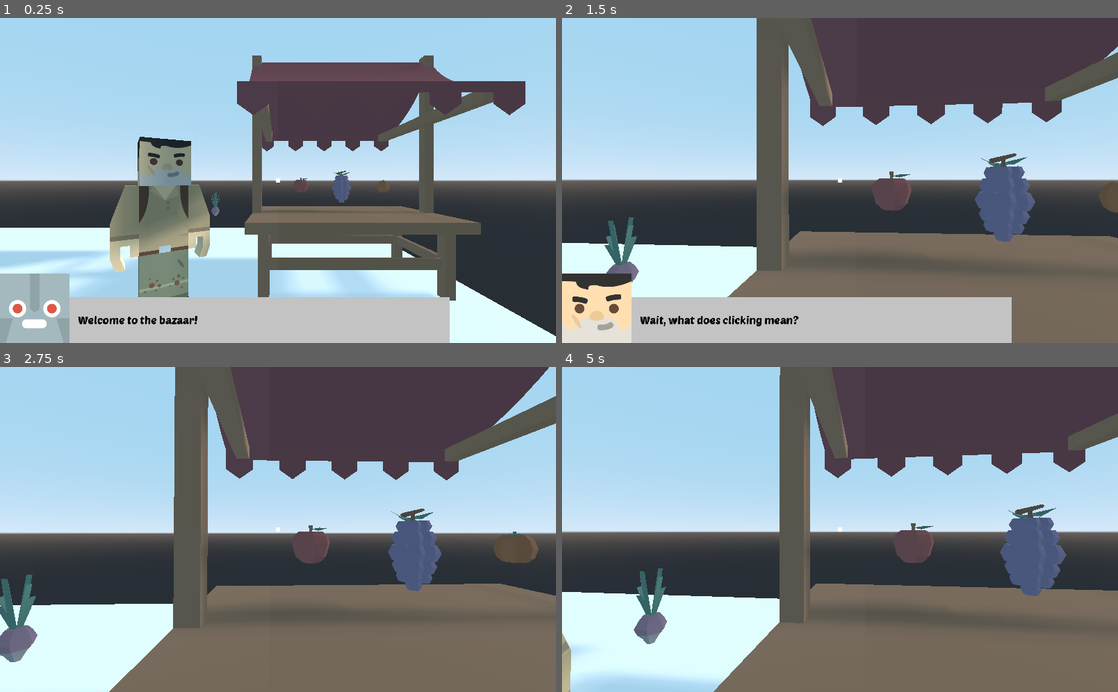
Above: before the commit, frames 1-4 (two rows, left to right).
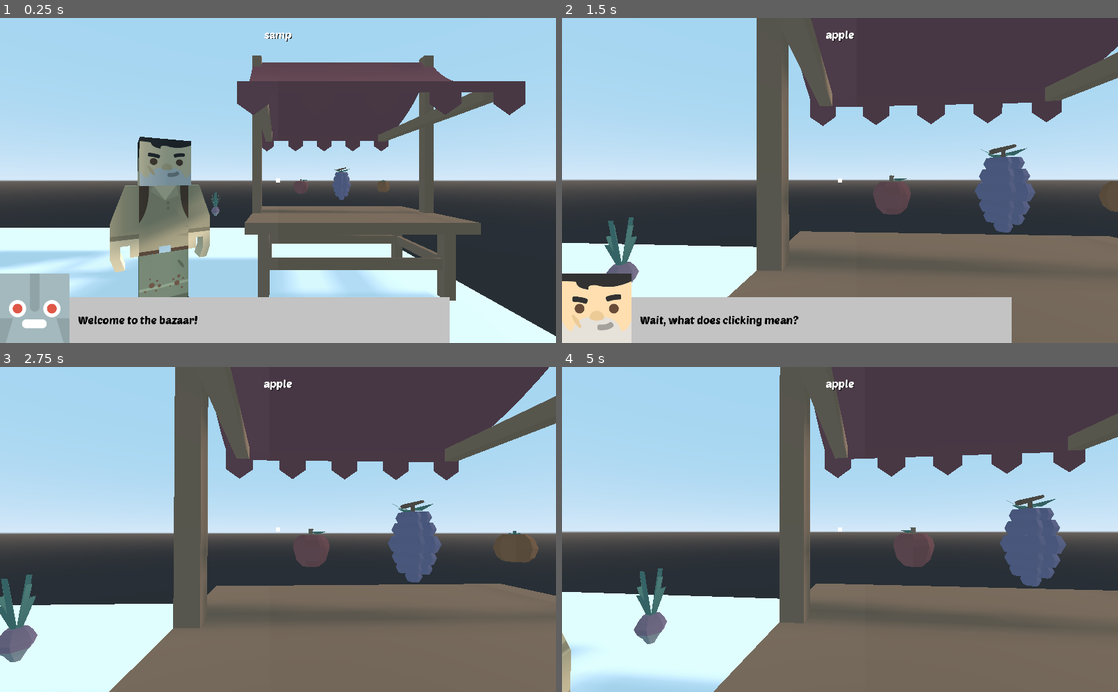
Above: after the commit, the same moments.

Repository: pjz987/tutemic-godot-tutorial
Game: Godot game, scene res://main.tscn
The game is run twice, just before and just after one commit, with the same random seed, the same clock (stepped at 60 frames per second) and the same inputs.
Inputs (mouse positions are in pixels of both pictures, inside the frame that each line leads up to):
- Up to frame 1 (0.25 s): no input
- Up to frame 2 (1.5 s): tap Enter at 0.5 s; move the mouse to (867, 180) at 0.52 s; hold W (move_forward) from 0.53 s (still down); click (867, 180) at 0.6 s; move the mouse to (812, 180) at 1.27 s; click (812, 180) at 1.35 s
- Up to frame 3 (2.75 s): keep holding W (move_forward); move the mouse to (289, 523) at 2.02 s; click (289, 523) at 2.1 s
- Up to frame 4 (5 s): keep holding W (move_forward); move the mouse to (834, 536) at 2.77 s; click (834, 536) at 2.85 s; move the mouse to (878, 532) at 3.52 s; click (878, 532) at 3.6 s; move the mouse to (795, 526) at 4.27 s; click (795, 526) at 4.35 s

The runs differ from the first frame. In frame 1, 0.2% of the frame differs, in the area x 47-70%, y 4-57%; in frame 2, 1.0%; in frame 3, 0.9%; in frame 4, 1.1%, in the area x 47-91%, y 3-71%.

Commit message:
sesh 8

Diff:
--- /dev/null
+++ b/Tutemic3D/donut_chat.tres
@@ -0,0 +1,9 @@
+[gd_resource type="Resource" load_steps=3 format=2]
+
+[ext_resource path="res://dialogue.gd" type="Script" id=1]
+[ext_resource path="res://blocky-characters/Faces/face_womanAlternative.png" type="Texture" id=2]
+
+[resource]
+script = ExtResource( 1 )
+avatar_texture = ExtResource( 2 )
+dialog_slides = [ "Well hellooo!", "I made these donuts all by myself!", "They're terrible.", "Except for one of them yummy!" ]
--- a/Tutemic3D/food.gd
+++ b/Tutemic3D/food.gd
@@ -1,15 +1,36 @@
 extends Area
 
 class_name Food
+
+export (String) var food_name
+
+var _spin_speed: float = 180
+var _is_mouse_over := false
+var _mesh: Spatial
 
 func _ready():
 	GameEvents.connect("food_moused_over", self, "_on_mouse_entered")
 	GameEvents.connect("food_moused_out", self, "_on_mouse_out")
 
+	set_up_reference_to_mesh()
+
+
+
+func set_up_reference_to_mesh() -> void:
+	var mesh_child_index = self.get_child_count() - 1
+	_mesh = get_child(mesh_child_index)
+
+
+func _process(delta):
+	if _is_mouse_over:
+		_mesh.rotation_degrees.y += _spin_speed * delta
+
 
 func _on_mouse_entered(food: Food):
 	if food == self:
+		_is_mouse_over = true
 		$SpotLight.visible = true
 
 func _on_mouse_out():
+	_is_mouse_over = false
 	$SpotLight.visible = false
--- /dev/null
+++ b/Tutemic3D/food_label.gd
@@ -0,0 +1,14 @@
+extends Label
+
+func _ready():
+	GameEvents.connect("food_moused_over", self, "_on_food_hovered")
+	GameEvents.connect("food_moused_out", self, "_on_food_unhovered")
+
+
+func _on_food_hovered(food: Food) -> void:
+	self.text = food.food_name
+	visible = true
+
+
+func _on_food_unhovered(food: Food) -> void:
+	visible = false
--- a/Tutemic3D/food_quiz.tscn
+++ b/Tutemic3D/food_quiz.tscn
@@ -1,16 +1,9 @@
-[gd_scene load_steps=11 format=2]
+[gd_scene load_steps=6 format=2]
 
 [ext_resource path="res://fantasy-town/stallRed.glb" type="PackedScene" id=1]
 [ext_resource path="res://food.tscn" type="PackedScene" id=2]
 [ext_resource path="res://blocky-characters/Models/Non-rigged/glTF/advancedCharacter.gltf" type="PackedScene" id=3]
 [ext_resource path="res://food_quiz.gd" type="Script" id=4]
-[ext_resource path="res://blocky-characters/Skins/Advanced/skin_adventurer.png" type="Texture" id=5]
-[ext_resource path="res://food-kit/apple.glb" type="PackedScene" id=6]
-[ext_resource path="res://food-kit/grapes.glb" type="PackedScene" id=7]
-[ext_resource path="res://food-kit/orange.glb" type="PackedScene" id=8]
-
-[sub_resource type="SpatialMaterial" id=1]
-albedo_texture = ExtResource( 5 )
 
 [sub_resource type="BoxShape" id=2]
 extents = Vector3( 1, 0.265107, 1 )
@@ -27,24 +20,6 @@
 [node name="advancedCharacter" parent="." instance=ExtResource( 3 )]
 transform = Transform( 0.0551384, 0, -0.0834252, 0, 0.1, 0, 0.0834252, 0, 0.0551384, -0.77632, -0.0173535, -1.8715 )
 
-[node name="Body1" parent="advancedCharacter" index="0"]
-material/0 = SubResource( 1 )
-
-[node name="Head1" parent="advancedCharacter" index="1"]
-material/0 = SubResource( 1 )
-
-[node name="ArmLeft1" parent="advancedCharacter" index="2"]
-material/0 = SubResource( 1 )
-
-[node name="ArmRight1" parent="advancedCharacter" index="3"]
-material/0 = SubResource( 1 )
-
-[node name="LegLeft1" parent="advancedCharacter" index="4"]
-material/0 = SubResource( 1 )
-
-[node name="LegRight1" parent="advancedCharacter" index="5"]
-material/0 = SubResource( 1 )
-
 [node name="DialogTrigger" type="Area" parent="."]
 
 [node name="CollisionShape" type="CollisionShape" parent="DialogTrigger"]
@@ -53,20 +28,11 @@
 
 [node name="Food" parent="." instance=ExtResource( 2 )]
 
-[node name="apple" parent="Food" instance=ExtResource( 6 )]
-transform = Transform( 1, 0, 0, 0, 1, 0, 0, 0, 1, 0, -0.0629413, 0 )
-
 [node name="Food2" parent="." instance=ExtResource( 2 )]
 transform = Transform( 1, 0, 0, 0, 1, 0, 0, 0, 1, 0.121839, 1.1398, 0.0303092 )
 
-[node name="grapes" parent="Food2" instance=ExtResource( 7 )]
-transform = Transform( 1, 0, 0, 0, 1, 0, 0, 0, 1, 0, -0.20797, 0 )
-
 [node name="Food3" parent="." instance=ExtResource( 2 )]
 transform = Transform( 1, 0, 0, 0, 1, 0, 0, 0, 1, 0.121839, 1.1398, 0.579692 )
-
-[node name="orange" parent="Food3" instance=ExtResource( 8 )]
-transform = Transform( 1, 0, 0, 0, 1, 0, 0, 0, 1, 0, -0.066553, 0 )
 [connection signal="body_entered" from="DialogTrigger" to="." method="_on_DialogTrigger_body_entered"]
 
 [editable path="advancedCharacter"]
--- a/Tutemic3D/main.tscn
+++ b/Tutemic3D/main.tscn
@@ -1,14 +1,24 @@
-[gd_scene load_steps=16 format=2]
+[gd_scene load_steps=29 format=2]
 
 [ext_resource path="res://player.gd" type="Script" id=1]
 [ext_resource path="res://food_quiz.tscn" type="PackedScene" id=2]
 [ext_resource path="res://Dialogues/fruit_chat.tres" type="Resource" id=3]
 [ext_resource path="res://food_chooser_ray.gd" type="Script" id=4]
 [ext_resource path="res://food-kit/beet.glb" type="PackedScene" id=5]
+[ext_resource path="res://food_label.gd" type="Script" id=6]
 [ext_resource path="res://blocky-characters/Faces/face_adventurer.png" type="Texture" id=7]
 [ext_resource path="res://PoetsenOne-Regular.ttf" type="DynamicFontData" id=8]
 [ext_resource path="res://dialogue_manager.gd" type="Script" id=9]
 [ext_resource path="res://Dialogues/intro.tres" type="Resource" id=10]
+[ext_resource path="res://blocky-characters/Skins/Advanced/skin_womanAlternative.png" type="Texture" id=11]
+[ext_resource path="res://blocky-characters/Skins/Advanced/skin_adventurer.png" type="Texture" id=12]
+[ext_resource path="res://food-kit/donutChocolate.glb" type="PackedScene" id=13]
+[ext_resource path="res://food-kit/donutSprinkles.glb" type="PackedScene" id=14]
+[ext_resource path="res://food-kit/donut.glb" type="PackedScene" id=15]
+[ext_resource path="res://food-kit/apple.glb" type="PackedScene" id=16]
+[ext_resource path="res://food-kit/grapes.glb" type="PackedScene" id=17]
+[ext_resource path="res://food-kit/orange.glb" type="PackedScene" id=18]
+[ext_resource path="res://donut_chat.tres" type="Resource" id=19]
 
 [sub_resource type="PlaneMesh" id=1]
 size = Vector2( 10, 10 )
@@ -28,6 +38,16 @@
 [sub_resource type="DynamicFont" id=6]
 size = 20
 font_data = ExtResource( 8 )
+
+[sub_resource type="DynamicFont" id=7]
+size = 20
+font_data = ExtResource( 8 )
+
+[sub_resource type="SpatialMaterial" id=8]
+albedo_texture = ExtResource( 12 )
+
+[sub_resource type="SpatialMaterial" id=9]
+albedo_texture = ExtResource( 11 )
 
 [node name="Main" type="Spatial"]
 
@@ -130,6 +150,19 @@
 and shit"
 valign = 1
 
+[node name="FoodLabel" type="Label" parent="CanvasLayer"]
+anchor_right = 1.0
+margin_bottom = 60.0
+custom_fonts/font = SubResource( 7 )
+custom_colors/font_color_shadow = Color( 0, 0, 0, 1 )
+text = "samp"
+align = 1
+valign = 1
+script = ExtResource( 6 )
+__meta__ = {
+"_edit_use_anchors_": false
+}
+
 [node name="beet" parent="." instance=ExtResource( 5 )]
 transform = Transform( 1, 0, 0, 0, 1, 0, 0, 0, 1, 1.64824, 0.822375, 2.10056 )
 
@@ -140,6 +173,92 @@
 [node name="FoodQuiz" parent="." instance=ExtResource( 2 )]
 _dialogue = ExtResource( 3 )
 
+[node name="Body1" parent="FoodQuiz/advancedCharacter" index="0"]
+material/0 = SubResource( 8 )
+
+[node name="Head1" parent="FoodQuiz/advancedCharacter" index="1"]
+material/0 = SubResource( 8 )
+
+[node name="ArmLeft1" parent="FoodQuiz/advancedCharacter" index="2"]
+material/0 = SubResource( 8 )
+
+[node name="ArmRight1" parent="FoodQuiz/advancedCharacter" index="3"]
+material/0 = SubResource( 8 )
+
+[node name="LegLeft1" parent="FoodQuiz/advancedCharacter" index="4"]
+material/0 = SubResource( 8 )
+
+[node name="LegRight1" parent="FoodQuiz/advancedCharacter" index="5"]
+material/0 = SubResource( 8 )
+
+[node name="Food" parent="FoodQuiz" index="3"]
+food_name = "apple"
+
+[node name="apple" parent="FoodQuiz/Food" index="2" instance=ExtResource( 16 )]
+transform = Transform( 1, 0, 0, 0, 1, 0, 0, 0, 1, 0, -0.0811521, 0 )
+
+[node name="Food2" parent="FoodQuiz" index="4"]
+food_name = "grapes"
+
+[node name="grapes" parent="FoodQuiz/Food2" index="2" instance=ExtResource( 17 )]
+transform = Transform( 1, 0, 0, 0, 1, 0, 0, 0, 1, 0, -0.163993, 0 )
+
+[node name="Food3" parent="FoodQuiz" index="5"]
+food_name = "orange"
+
+[node name="orange" parent="FoodQuiz/Food3" index="2" instance=ExtResource( 18 )]
+transform = Transform( 1, 0, 0, 0, 1, 0, 0, 0, 1, 0, -0.0630844, 0 )
+
+[node name="FoodQuiz2" parent="." instance=ExtResource( 2 )]
+transform = Transform( 0.343774, 0, 0.939052, 0, 1, 0, -0.939052, 0, 0.343774, -0.545435, 0.0499998, -0.299509 )
+_dialogue = ExtResource( 19 )
+
+[node name="Body1" parent="FoodQuiz2/advancedCharacter" index="0"]
+transform = Transform( 1, 0, 0, 0, 1, 0, 0, 0, 1, 0, 0, 0 )
+material/0 = SubResource( 9 )
+
+[node name="Head1" parent="FoodQuiz2/advancedCharacter" index="1"]
+transform = Transform( 1, 0, 0, 0, 1, 0, 0, 0, 1, 0, 0, 0 )
+material/0 = SubResource( 9 )
+
+[node name="ArmLeft1" parent="FoodQuiz2/advancedCharacter" index="2"]
+transform = Transform( 1, 0, 0, 0, 1, 0, 0, 0, 1, 0, 0, 0 )
+material/0 = SubResource( 9 )
+
+[node name="ArmRight1" parent="FoodQuiz2/advancedCharacter" index="3"]
+transform = Transform( 1, 0, 0, 0, 1, 0, 0, 0, 1, 0, 0, 0 )
+material/0 = SubResource( 9 )
+
+[node name="LegLeft1" parent="FoodQuiz2/advancedCharacter" index="4"]
+transform = Transform( 1, 0, 0, 0, 1, 0, 0, 0, 1, 0, 0, 0 )
+material/0 = SubResource( 9 )
+
+[node name="LegRight1" parent="FoodQuiz2/advancedCharacter" index="5"]
+transform = Transform( 1, 0, 0, 0, 1, 0, 0, 0, 1, 0, 0, 0 )
+material/0 = SubResource( 9 )
+
+[node name="Food" parent="FoodQuiz2" index="3"]
+food_name = "donut"
+
+[node name="donut" parent="FoodQuiz2/Food" index="2" instance=ExtResource( 15 )]
+transform = Transform( 0.653857, -0.756619, 0, 0.756619, 0.653856, 0, 0, 0, 1, 0, 0, 0 )
+
+[node name="Food2" parent="FoodQuiz2" index="4"]
+food_name = "chocolate donut"
+
+[node name="donutChocolate" parent="FoodQuiz2/Food2" index="2" instance=ExtResource( 13 )]
+transform = Transform( 0.653857, -0.756619, 0, 0.756619, 0.653856, 0, 0, 0, 1, 0, 0, 0 )
+
+[node name="Food3" parent="FoodQuiz2" index="5"]
+food_name = "donut with sprinkles"
+
+[node name="donutSprinkles" parent="FoodQuiz2/Food3" index="2" instance=ExtResource( 14 )]
+transform = Transform( 0.653857, -0.756619, 0, 0.756619, 0.653856, 0, 0, 0, 1, 0, 0, 0 )
+
 [editable path="FoodQuiz"]
 
 [editable path="FoodQuiz/advancedCharacter"]
+
+[editable path="FoodQuiz2"]
+
+[editable path="FoodQuiz2/advancedCharacter"]
